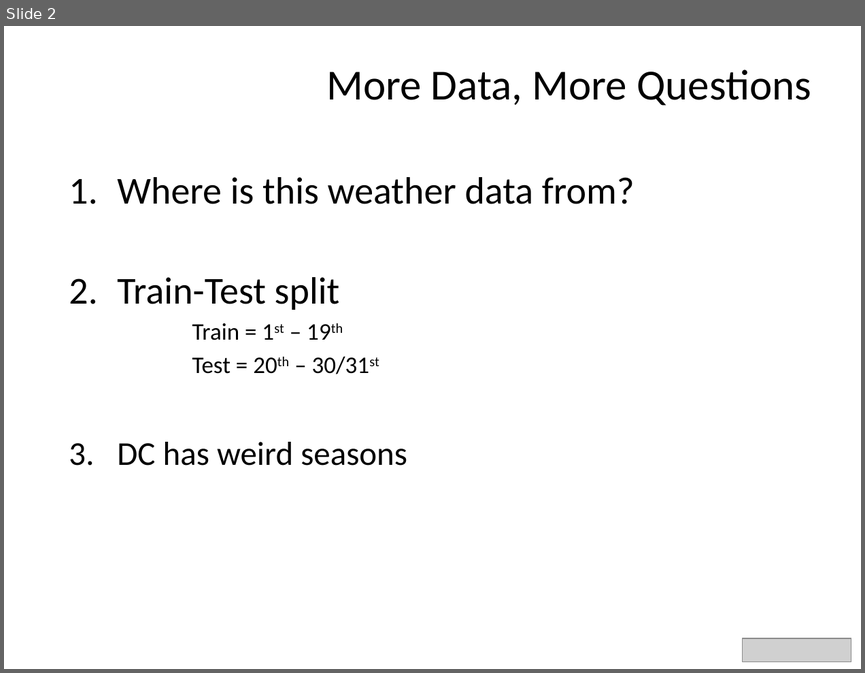
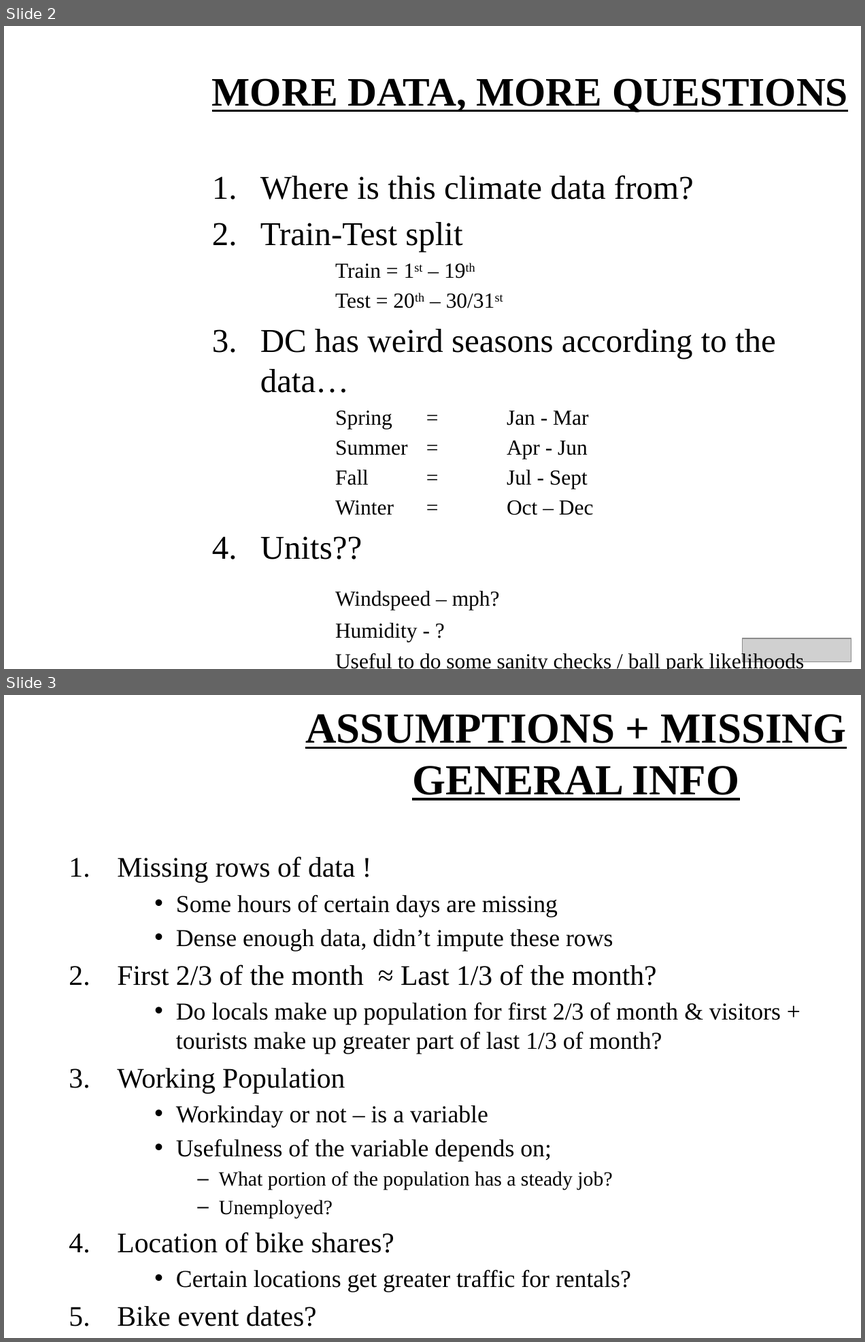
Before and after one commit to divyasriram22/TpT-BikeShareKaggle, a slide deck: DS_Kaggle_Bike_Share_Final_Presentation.pptx. Shown one above the other, each under a label of ours: slide 2 before the commit, slides 2 and 3 after it. The pictures are 865x673 and 865x1342 pixels, drawn with LibreOffice and Linux fonts; fonts in the diff are those of the drawing; grey boxes stand for pictures; background and template pictures are left out. Boxes give left, top, right and bottom in pixels: in the first picture for what was removed or moved away, otherwise in the second. Text is boxed around its words. In the diff, an @@ line names an element or a change of style, - is before the commit and + after.

```diff
--- a/DS_Kaggle_Bike_Share_Final_Presentation.pptx
+++ b/DS_Kaggle_Bike_Share_Final_Presentation.pptx
@@ slide 3 added at (4,695,861,1338), background picture (left out) @@
@@ title added at (305,714,846,800), 36 pt, text #000000, bold, underline @@
+ASSUMPTIONS + MISSING GENERAL INFO
@@ text added at (117,856,781,1292), 20.4 pt, text #000000 @@
+1. Missing rows of data !
+    • Some hours of certain days are missing
+    • Dense enough data, didn’t impute these rows
+2. First 2/3 of the month ≈ Last 1/3 of the month?
+    • Do locals make up population for first 2/3 of month & visitors + tourists make up greater part of last 1/3 of month?
+3. Working Population
+    • Workinday or not – is a variable
+    • Usefulness of the variable depends on;
+      – What portion of the population has a steady job?
+      – Unemployed?
+4. Location of bike shares?
+    • Certain locations get greater traffic for rentals?
+5. Bike event dates?
+    • Bike event → greater probability for higher # rentals
@@ slide 2 changed as well @@
@@ title at (212,78,848,112): text changed; size 36 to 34 pt; font Calibri to Times New Roman; bold on @@
-More Data, More Questions
+MORE DATA, MORE QUESTIONS
@@ text "Where is this climate data ...": place and size @@
-text "Where is this climate data ..." at (117,177,634,465)
+text "Where is this climate data ..." at (260,175,804,669)
@@ text at (260,175,694,199): text changed; size 32 to 28 pt; font Calibri to Times New Roman @@
-1. Where is this weather data from?
+1. Where is this climate data from?
@@ text at (260,222,495,308): size 32 to 28 pt in "Train-Test split"; font Calibri to Times New Roman in "Train-Test split", "Train = 1st – 19th", "Test = 20th – 30/31st"; size 20 to 18 pt in "Train = 1st – 19th", "Test = 20th – 30/31st" @@
@@ text at (260,329,804,669): text changed; size 28 to 18 pt; font Calibri to Times New Roman @@
-3. DC has weird seasons
+3. DC has weird seasons according to the data…
+  Spring = Jan - Mar
+  Summer = Apr - Jun
+  Fall = Jul - Sept
+  Winter = Oct – Dec
+4. Units??
+  Windspeed – mph?
+  Humidity - ?
+  Useful to do some sanity checks / ball park likelihoods
```
Also in this commit, not shown: 1 other slide changed, 20 other slides added, 3 slides removed, 24 other files.
